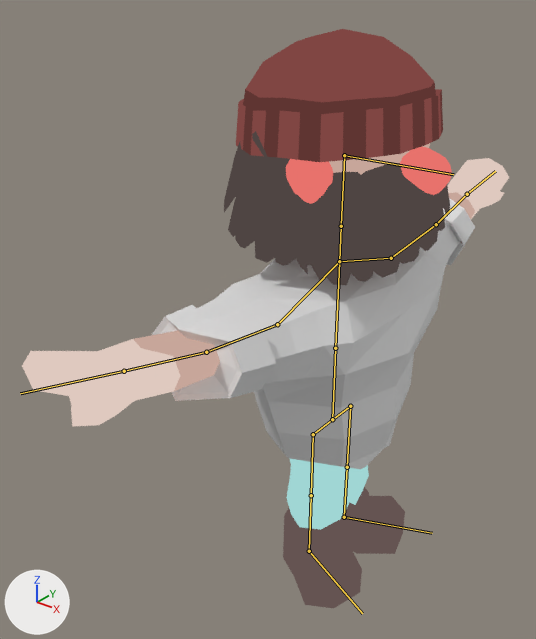
The Blender file gee-em-tee-kay-2020/Assets/Models/Lumberjack.blend, before and after one commit.
Before and after are seen from a 50 mm camera at (4.25, -6.52, 6.98) aimed at (-0.53, -0.55, 3.28). Every picture has the same lights, and +X, +Y and +Z are marked at lower left. The bones that bend it are drawn over the model as lines.
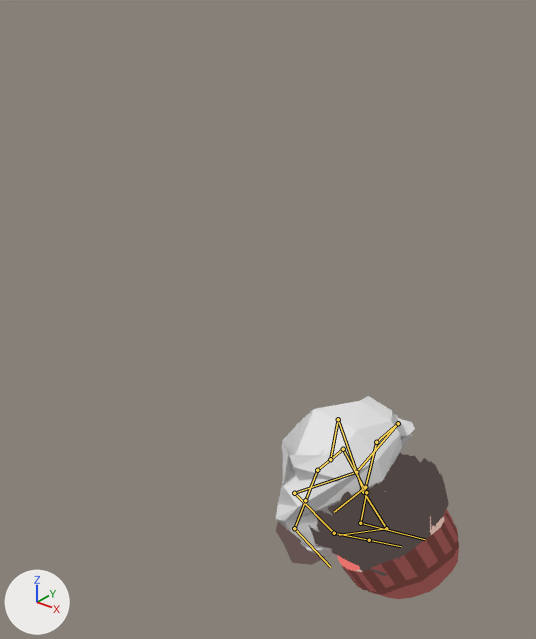
The newer file adds an action. The first version stands in its rest pose; the second is drawn at frame 1 of the action 'Spawn'.

Boxes (x1, y1, x2, y2) around the edits, measured in the pictures (536 x 639 px):
'Sphere', posed
    before: (22, 143, 509, 608)
    after: (276, 396, 445, 572)
'Sphere.004', posed (43% narrower, 32% shorter)
    before: (236, 29, 443, 162)
    after: (342, 509, 459, 599)
'Icosphere.001', posed
    before: (224, 131, 311, 266)
    after: (328, 454, 456, 576)
'Icosphere', posed
    before: (293, 163, 450, 285)
    after: (309, 452, 403, 553)
'Sphere.001', posed (not visible afterwards)
    before: (400, 147, 452, 195)
'Sphere.002', posed
    before: (286, 159, 333, 204)
    after: (337, 555, 360, 571)
bone 'Bone', root to tip
    before: (332, 419) to (335, 348)
    after: (330, 459) to (338, 419)
bone 'Bone.001', root to tip
    before: (335, 348) to (339, 261)
    after: (338, 419) to (356, 472)
bone 'Bone.003', root to tip
    before: (341, 226) to (344, 155)
    after: (363, 492) to (386, 528)
bone 'Bone.005', root to tip
    before: (339, 261) to (277, 324)
    after: (356, 472) to (294, 493)
bone 'Bone.006', root to tip
    before: (277, 324) to (206, 352)
    after: (294, 493) to (334, 533)
bone 'Bone.007', root to tip
    before: (206, 352) to (124, 371)
    after: (334, 533) to (369, 540)
bone 'Bone.009', root to tip
    before: (339, 261) to (391, 258)
    after: (356, 472) to (398, 423)
bone 'Bone.010', root to tip
    before: (391, 258) to (436, 224)
    after: (398, 423) to (376, 442)
bone 'Bone.011', root to tip
    before: (436, 224) to (467, 194)
    after: (376, 442) to (365, 487)
bone 'Bone.012', root to tip
    before: (467, 194) to (495, 171)
    after: (365, 487) to (334, 512)
bone 'Bone.013', root to tip
    before: (332, 419) to (313, 434)
    after: (330, 459) to (317, 470)
bone 'Bone.014', root to tip
    before: (313, 434) to (311, 495)
    after: (317, 470) to (305, 500)
bone 'Bone.019', root to tip
    before: (309, 551) to (362, 613)
    after: (294, 528) to (330, 567)
bone 'Bone.016', root to tip
    before: (332, 419) to (350, 406)
    after: (330, 459) to (343, 449)
bone 'Bone.017', root to tip
    before: (350, 406) to (347, 467)
    after: (343, 449) to (366, 492)
bone 'Bone.018', root to tip
    before: (347, 467) to (344, 517)
    after: (366, 492) to (360, 523)

What the commit changed:
Bone 'Bone' (bone_bone) moves from (0.0, 0.0, 0.0) to (0.0, -0.6, 0.0).
Bone 'Bone' (bone_bone) turns from (0, 0, 0) to (0, 0, -7) degrees about its own x, y and z.
Bone 'Bone' (bone_bone) is rescaled from (1.0, 1.0, 1.0) to (0.72, 0.64, 0.69).
Bone 'Bone.001' (bone_bone_001) turns from (0, 0, 0) to (0, 0, -151) degrees about its own x, y and z.
Bone 'Bone.003' (bone_bone_003) turns from (0, 0, 0) to (0, 0, 17) degrees about its own x, y and z.
Bone 'Bone.005' (bone_bone_005) turns from (0, 0, 0) to (16, -19, 39) degrees about its own x, y and z.
Bone 'Bone.006' (bone_bone_006) turns from (0, 0, 0) to (98, -1, 117) degrees about its own x, y and z.
Bone 'Bone.007' (bone_bone_007) turns from (0, 0, 0) to (-44, -14, 13) degrees about its own x, y and z.
Bone 'Bone.009' (bone_bone_009) turns from (0, 0, 0) to (-15, -4, 26) degrees about its own x, y and z.
Bone 'Bone.010' (bone_bone_010) turns from (0, 0, 0) to (-50, -140, -63) degrees about its own x, y and z.
Bone 'Bone.011' (bone_bone_011) turns from (0, 0, 0) to (-79, 6, -31) degrees about its own x, y and z.
Bone 'Bone.012' (bone_bone_012) turns from (0, 0, 0) to (-41, 11, 12) degrees about its own x, y and z.
Bone 'Bone.013' (bone_bone_013) moves from (0.0, 0.0, 0.0) to (0.0, 0.0, -0.6).
Bone 'Bone.013' (bone_bone_013) is rescaled from (1.0, 1.0, 1.0) to (0.73, 0.69, 0.64).
Bone 'Bone.014' (bone_bone_014) turns from (0, 0, 0) to (0, 0, 15) degrees about its own x, y and z.
Bone 'Bone.019' (bone_bone_019) turns from (0, 0, 0) to (16, 7, 1) degrees about its own x, y and z.
Bone 'Bone.016' (bone_bone_016) moves from (0.0, 0.0, 0.0) to (0.0, 0.0, -0.6).
Bone 'Bone.016' (bone_bone_016) is rescaled from (1.0, 1.0, 1.0) to (0.73, 0.69, 0.64).
Bone 'Bone.017' (bone_bone_017) turns from (0, 0, 0) to (0, 0, -34) degrees about its own x, y and z.
Bone 'Bone.018' (bone_bone_018) turns from (0, 0, 0) to (0, 0, 39) degrees about its own x, y and z.
